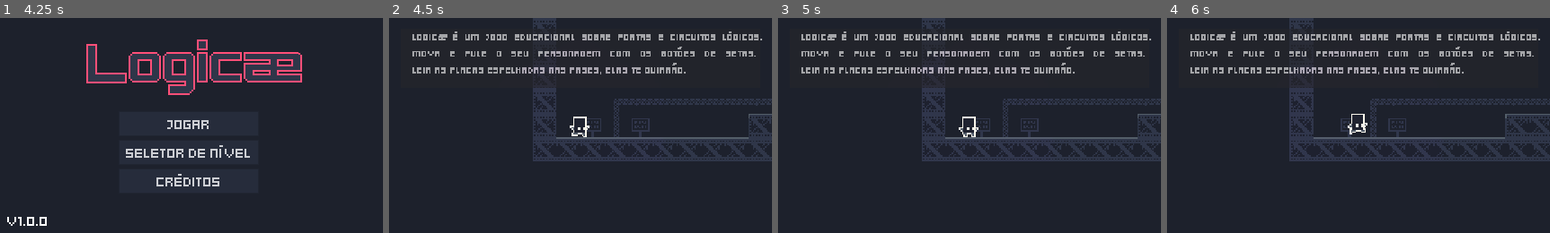
Above: before the commit, frames 1-4 (left to right).
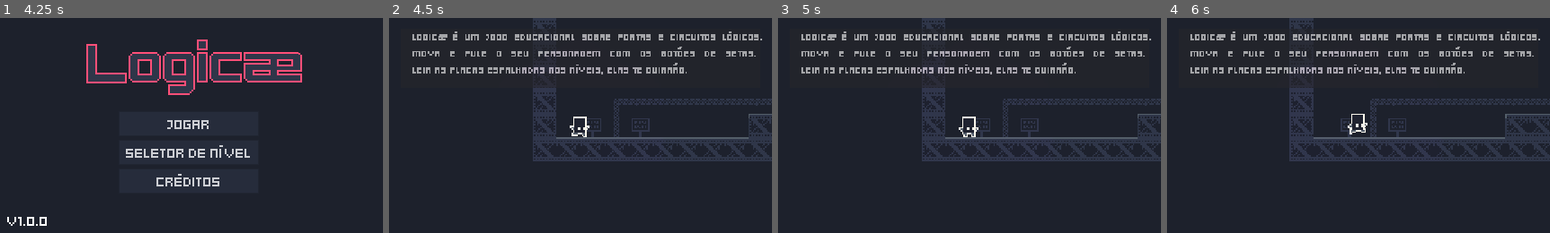
Above: after the commit, the same moments.

Repository: lsdelima/project_logicae
Game: Godot game, scene res://scr/user_interface/level_gbit.tscn
Two runs of this game, one before a commit and one after it. Both use one fixed random seed, a clock stepped at 60 frames per second and the inputs below.
Inputs:
- Up to frame 1 (4.25 s): tap Enter at 0.5, 2.75 s; hold Right (ui_right) 0.53-2.03 s; tap Up (ui_up) at 0.77, 1.52, 3.02, 3.77 s; tap Space at 1.25, 3.5 s; hold Left (ui_left) 2.03-2.78 s; hold Right (ui_right) from 2.78 s (still down)
- Up to frame 2 (4.5 s): release Right (ui_right) at 4.25 s; click "Jogar" at 4.25 s
- Up to frame 3 (5 s): no input
- Up to frame 4 (6 s): tap Enter at 5 s; hold Left (ui_left) 5.03-5.78 s; tap Up (ui_up) at 5.27 s; hold Right (ui_right) from 5.78 s (still down)

Frame 1 is identical in both runs. In frame 2, 0.5% of the frame differs, in the area x 30-78%, y 20-27%; in frame 3, 0.5%; in frame 4, 0.5%.

Commit message:
Correção de texto

Diff:
--- a/game/code/scr/worlds/world_1.tscn
+++ b/game/code/scr/worlds/world_1.tscn
@@ -98,7 +98,7 @@
 margin_bottom = 38.0
 text = "Logicæ é um jogo educacional sobre portas e circuitos lógicos.
 Mova e pule o seu personagem com os botões de setas.
-Leia as placas espelhadas nas fases, elas te guiarão."
+Leia as placas espalhadas nos níveis, elas te guiarão."
 
 [node name="dialog_text2" parent="." instance=ExtResource( 3 )]
 position = Vector2( -240, 8 )
Not shown, changed: game/code/export_presets.cfg
